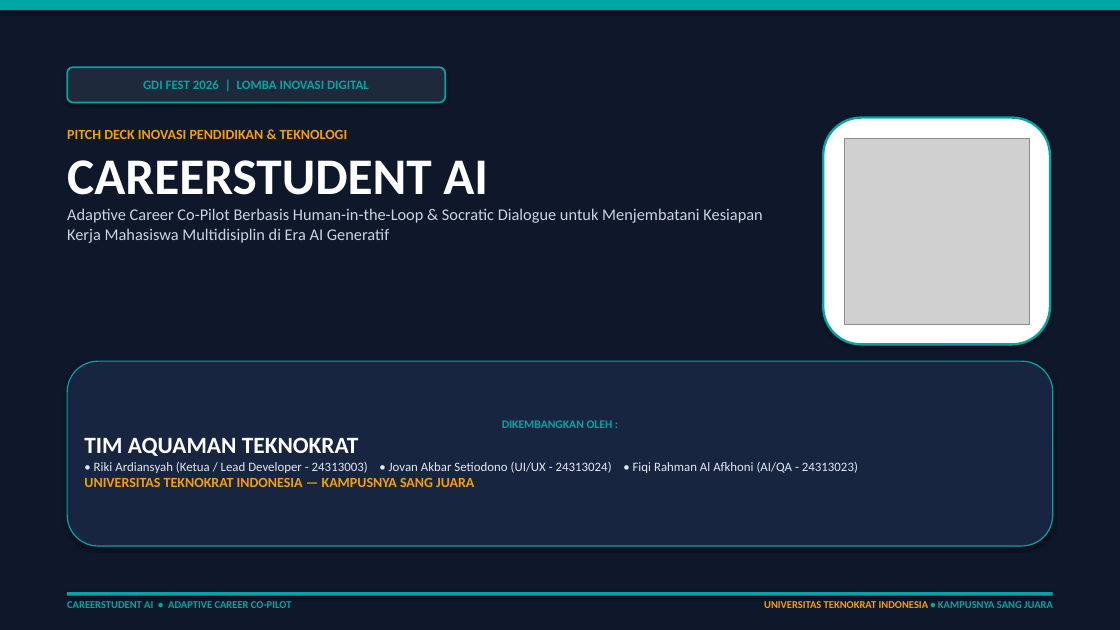
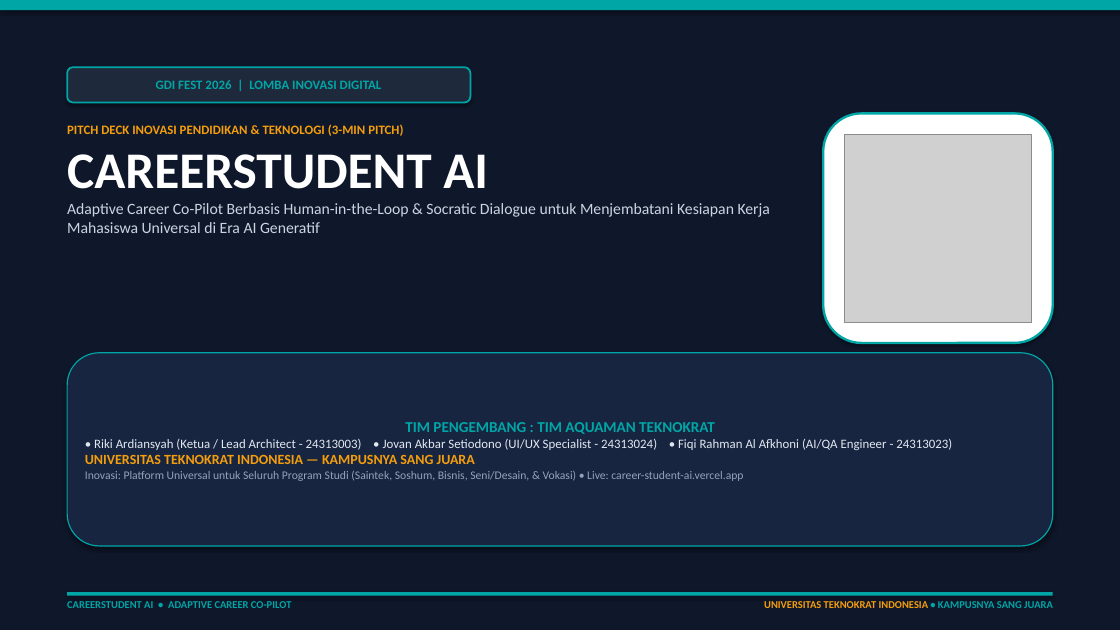
Before and after one commit to rikiardiansyah-web/CareerStudentAI, a slide deck: slide 1 of PitchDeck_CareerStudentAI.pptx. Drawn at 1120x630 pixels with LibreOffice and Linux fonts; fonts in the diff are those of the drawing; grey boxes stand for pictures. Boxes give left, top, right and bottom in pixels: in the first picture for what was removed or moved away, otherwise in the second. Text is boxed around its words. In the diff, an @@ line names an element or a change of style, - is before the commit and + after.

Commit message:
docs: streamline pitch deck to 7 high-impact slides optimized for 3-minute presentation with universal multidisciplinary scope

```diff
--- a/PitchDeck_CareerStudentAI.pptx
+++ b/PitchDeck_CareerStudentAI.pptx
@@ rounded rectangle "GDI FEST 2026 | LOMBA ..." resized from (x1=67, y1=67, x2=445, y2=103) to (x1=67, y1=67, x2=471, y2=103) @@
@@ rounded rectangle resized from (x1=823, y1=118, x2=1050, y2=344) to (x1=823, y1=113, x2=1053, y2=343) @@
@@ text at (x1=67, y1=124, x2=403, y2=136): text changed; size 12 to 11 pt @@
-PITCH DECK INOVASI PENDIDIKAN & TEKNOLOGI
+PITCH DECK INOVASI PENDIDIKAN & TEKNOLOGI (3-MIN PITCH)
@@ picture resized from (x1=844, y1=139, x2=1029, y2=324) to (x1=844, y1=134, x2=1032, y2=323) @@
@@ text at (x1=67, y1=203, x2=770, y2=233): text changed; size 14 to 13.5 pt @@
-Adaptive Career Co-Pilot Berbasis Human-in-the-Loop & Socratic Dialogue untuk Menjembatani Kesiapan Kerja Mahasiswa Multidisiplin di Era AI Generatif
+Adaptive Career Co-Pilot Berbasis Human-in-the-Loop & Socratic Dialogue untuk Menjembatani Kesiapan Kerja Mahasiswa Universal di Era AI Generatif
@@ rounded rectangle "TIM PENGEMBANG : TIM AQUAMAN ..." resized from (x1=67, y1=361, x2=1053, y2=546) to (x1=67, y1=353, x2=1053, y2=546) @@
@@ text in rounded rectangle at (x1=94, y1=422, x2=952, y2=450): text changed @@
-DIKEMBANGKAN OLEH :
-TIM AQUAMAN TEKNOKRAT
-• Riki Ardiansyah (Ketua / Lead Developer - 24313003) • Jovan Akbar Setiodono (UI/UX - 24313024) • Fiqi Rahman Al Afkhoni (AI/QA - 24313023)
+TIM PENGEMBANG : TIM AQUAMAN TEKNOKRAT
+• Riki Ardiansyah (Ketua / Lead Architect - 24313003) • Jovan Akbar Setiodono (UI/UX Specialist - 24313024) • Fiqi Rahman Al Afkhoni (AI/QA Engineer - 24313023)
@@ text in rounded rectangle at (x1=85, y1=471, x2=743, y2=481): paragraph added @@
+Inovasi: Platform Universal untuk Seluruh Program Studi (Saintek, Soshum, Bisnis, Seni/Desain, & Vokasi) • Live: career-student-ai.vercel.app
```
Also in this commit, not shown: 5 other slides changed, 1 slide added, 9 slides removed, 1 other file.
